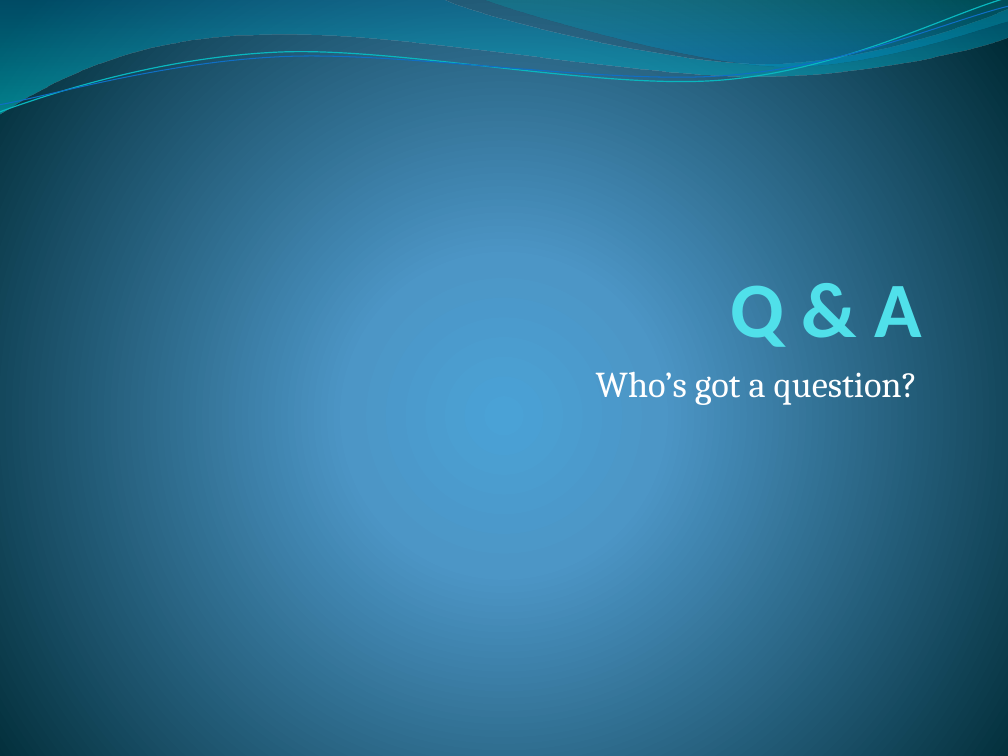
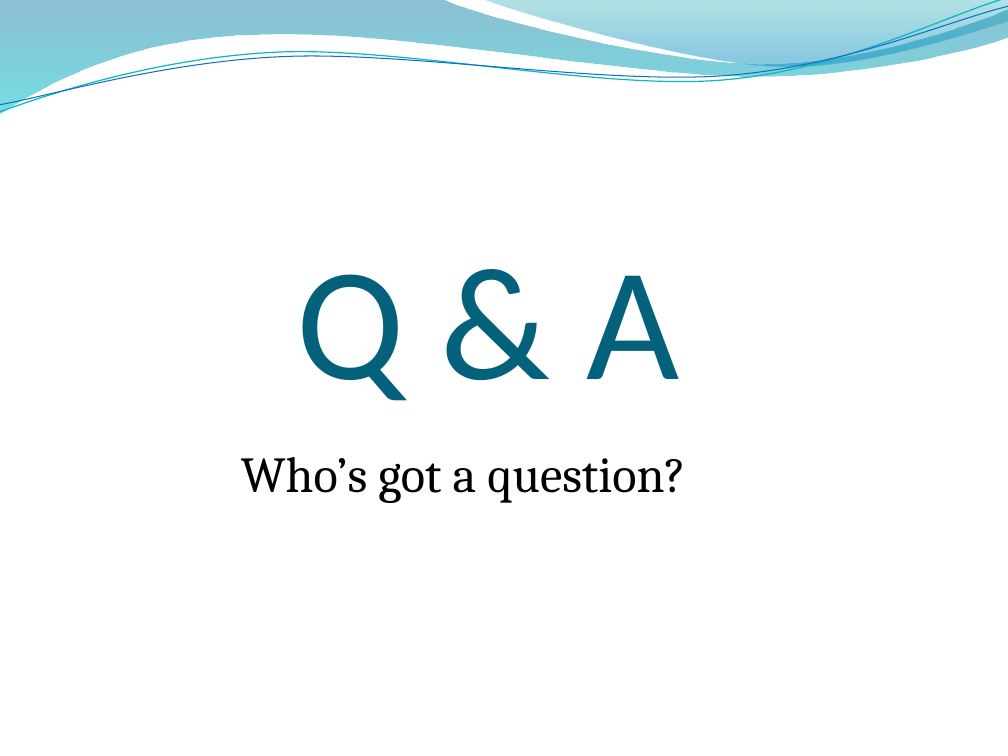
Before and after one commit to ketiko/CQRS.Presentation, a slide deck: slide 20 of Presentation/CQRS.pptx (slide 40 before the commit). Drawn at 1008x756 pixels with LibreOffice and Linux fonts; fonts in the diff are those of the drawing; background and template pictures are left out. Boxes give left, top, right and bottom in pixels: in the first picture for what was removed or moved away, otherwise in the second. Text is boxed around its words. In the diff, an @@ line names an element or a change of style, - is before the commit and + after.

```diff
--- a/Presentation/CQRS.pptx
+++ b/Presentation/CQRS.pptx
@@ background gradient #4AA0D6 to #4C98C7 to #002C38 to picture (left out) @@
@@ title "Q & A": place and size @@
-title "Q & A" at bbox=[730, 286, 922, 347]
+title "Q & A" at bbox=[296, 274, 680, 401]
@@ title "Q & A" at bbox=[296, 274, 680, 401]: size 56 to 115 pt, text colour #51E0EA to #04617B, bold off; alignment right to left @@
@@ text "Who’s got a question?": place and size @@
-text "Who’s got a question?" at bbox=[596, 372, 917, 405]
+text "Who’s got a question?" at bbox=[241, 457, 686, 503]
@@ text "Who’s got a question?" at bbox=[241, 457, 686, 503]: size 26 to 36 pt, text colour #FFFFFF to #000000; alignment right to left; more space between paragraphs @@
```
Also in this commit, not shown: 6 other slides changed, 8 slides added, 28 slides removed.
